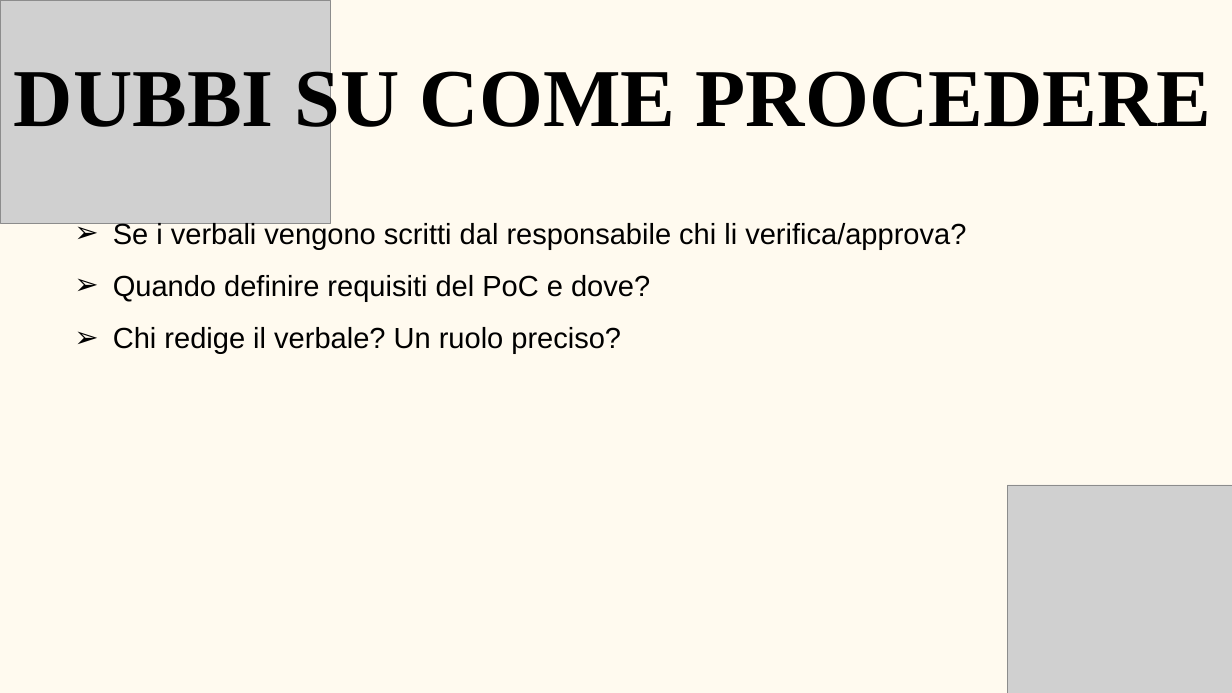
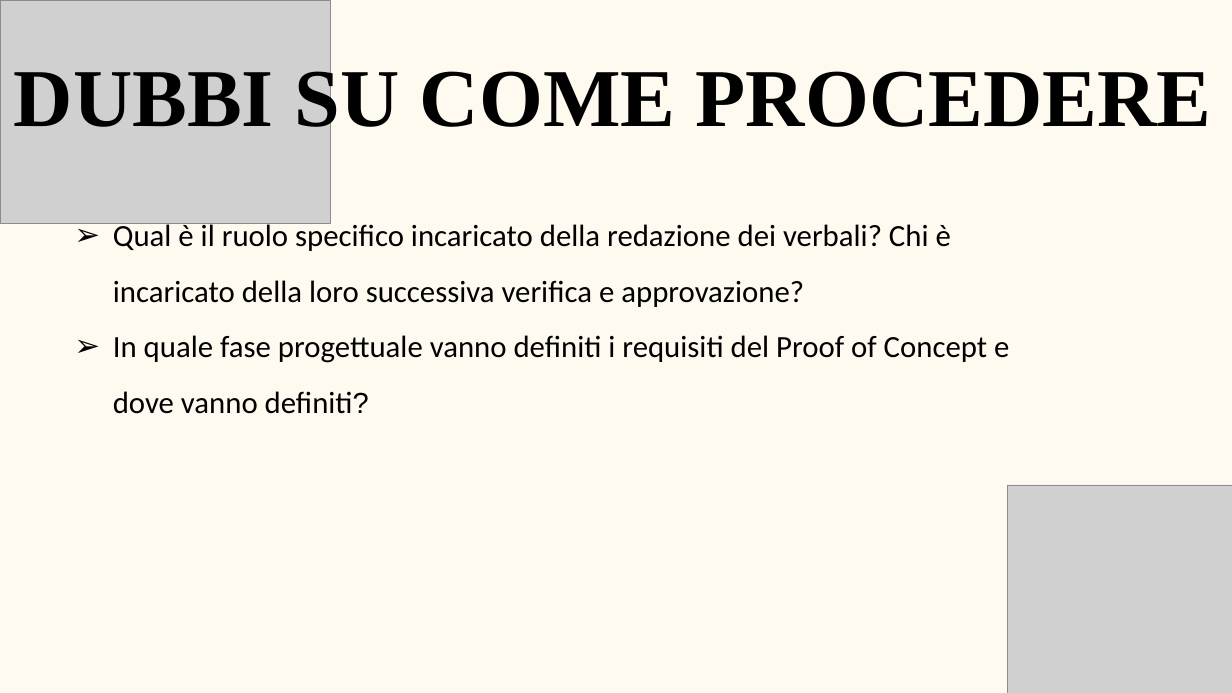
Before and after one commit to BugBustersUnipd/DocumentazioneSWE, a slide deck: slide 3 of DIARIO DI BORDO/DB-01-12-25.pptx. Drawn at 1232x693 pixels with LibreOffice and Linux fonts; fonts in the diff are those of the drawing; grey boxes stand for pictures. Boxes give left, top, right and bottom in pixels: in the first picture for what was removed or moved away, otherwise in the second. Text is boxed around its words. In the diff, an @@ line names an element or a change of style, - is before the commit and + after.

Commit message:
Sistemazione della forma

```diff
--- a/DIARIO DI BORDO/DB-01-12-25.pptx
+++ b/DIARIO DI BORDO/DB-01-12-25.pptx
@@ text at [113, 221, 1009, 414]: text changed; size 34 to 36 pt; font Arial to Calibri @@
-  ➢ Se i verbali vengono scritti dal responsabile chi li verifica/approva?
-  ➢ Quando definire requisiti del PoC e dove?
-  ➢ Chi redige il verbale? Un ruolo preciso?
+  ➢ Qual è il ruolo specifico incaricato della redazione dei verbali? Chi è incaricato della loro successiva verifica e approvazione?
+  ➢ In quale fase progettuale vanno definiti i requisiti del Proof of Concept e dove vanno definiti?
```
Also in this commit, not shown: 1 other slide changed, 1 other file.
